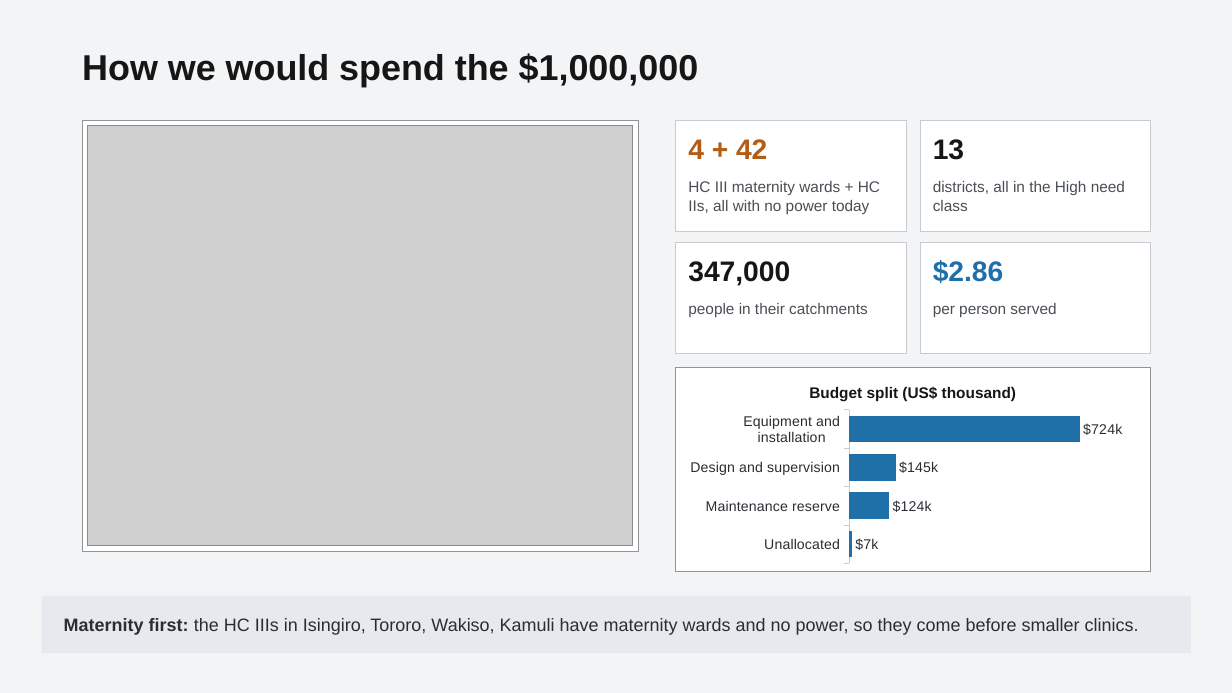
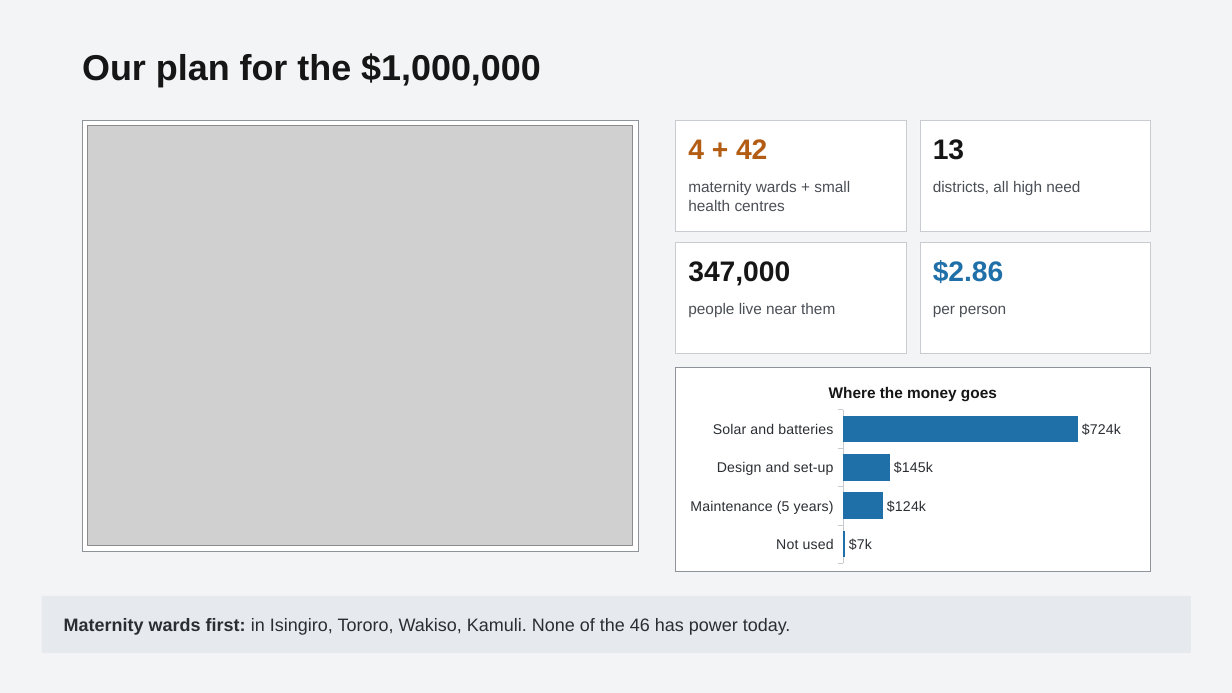
Before and after one commit to chilalaabubakar/EDA, a slide deck: slide 7 of presentation/Case_Study_4_Healthcare_Electrification_Uganda.pptx (slide 10 before the commit). Drawn at 1232x693 pixels with LibreOffice and Linux fonts; fonts in the diff are those of the drawing; grey boxes stand for pictures. Boxes give left, top, right and bottom in pixels: in the first picture for what was removed or moved away, otherwise in the second. Text is boxed around its words. In the diff, an @@ line names an element or a change of style, - is before the commit and + after.

```diff
--- a/presentation/Case_Study_4_Healthcare_Electrification_Uganda.pptx
+++ b/presentation/Case_Study_4_Healthcare_Electrification_Uganda.pptx
@@ text at box(82, 53, 541, 87): text changed @@
-How we would spend the $1,000,000
+Our plan for the $1,000,000
@@ text at box(688, 181, 850, 211): text changed @@
-HC III maternity wards + HC IIs, all with no power today
+maternity wards + small health centres
@@ text at box(933, 181, 1080, 195): text changed @@
-districts, all in the High need class
+districts, all high need
@@ text at box(688, 303, 835, 317): text changed @@
-people in their catchments
+people live near them
@@ text at box(933, 305, 1006, 317): text changed @@
-per person served
+per person
@@ bar chart at box(681, 372, 1145, 567) @@
@@ title "Budget split (US$ thousand)" to "Where the money goes" @@
-categories: Unallocated, Maintenance reserve, Design and supervision, Equipment and installation
+categories: Not used, Maintenance (5 years), Design and set-up, Solar and batteries
@@ text at box(64, 618, 791, 635): text changed @@
-Maternity first: the HC IIIs in Isingiro, Tororo, Wakiso, Kamuli have maternity wards and no power, so they come before smaller clinics.
+Maternity wards first: in Isingiro, Tororo, Wakiso, Kamuli. None of the 46 has power today.
```
Also in this commit, not shown: 6 other slides changed, 2 slides added, 8 slides removed, 2 other files.
